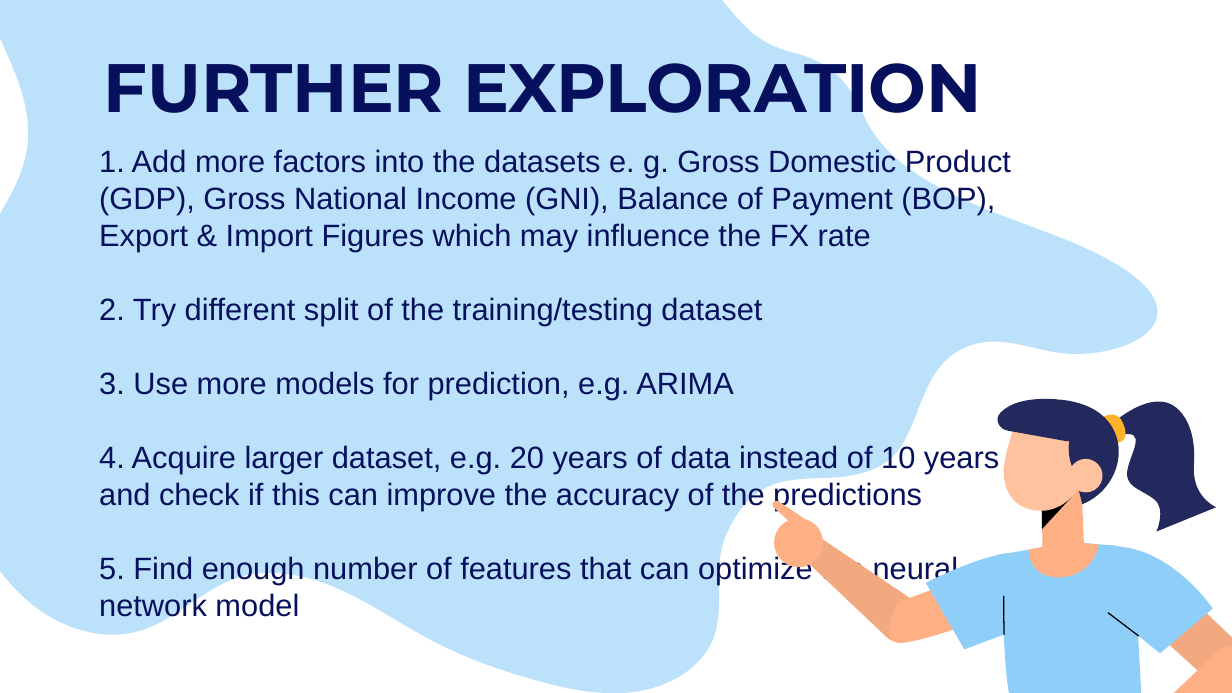
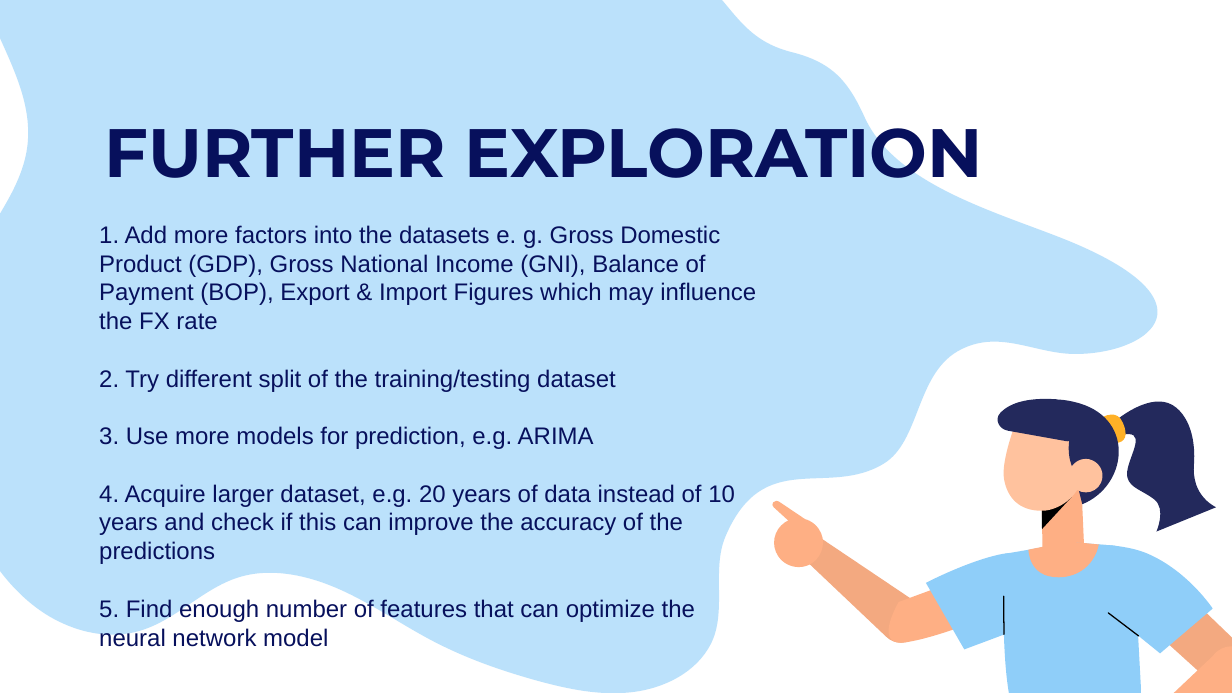
Before and after one commit to muhasenulhaque/Project-2-Machine-Learning-and-Algo-Trading, a slide deck: slide 26 of Presentation/FX_Master_Project_Presentation.pptx. Drawn at 1232x693 pixels with LibreOffice and Linux fonts; fonts in the diff are those of the drawing. Boxes give left, top, right and bottom in pixels: in the first picture for what was removed or moved away, otherwise in the second. Text is boxed around its words. In the diff, an @@ line names an element or a change of style, - is before the commit and + after.

```diff
--- a/Presentation/FX_Master_Project_Presentation.pptx
+++ b/Presentation/FX_Master_Project_Presentation.pptx
@@ text "FURTHER EXPLORATION": place and size @@
-text "FURTHER EXPLORATION" at [104,45,982,127]
+text "FURTHER EXPLORATION" at [105,111,983,193]
@@ title "1. Add more factors into ...": place and size @@
-title "1. Add more factors into ..." at [99,148,1011,621]
+title "1. Add more factors into ..." at [99,225,756,647]
@@ title "1. Add more factors into ..." at [99,225,756,647]: size 18 to 14 pt @@
```
Also in this commit, not shown: 3 other slides changed.
